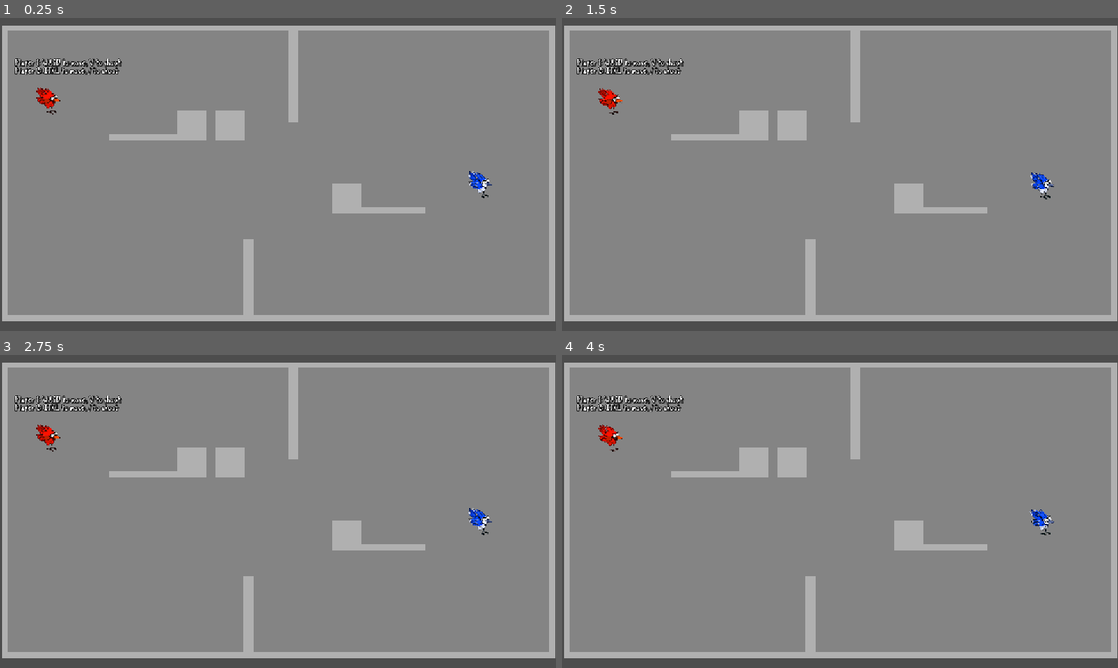
Above: before the commit, frames 1-4 (two rows, left to right).
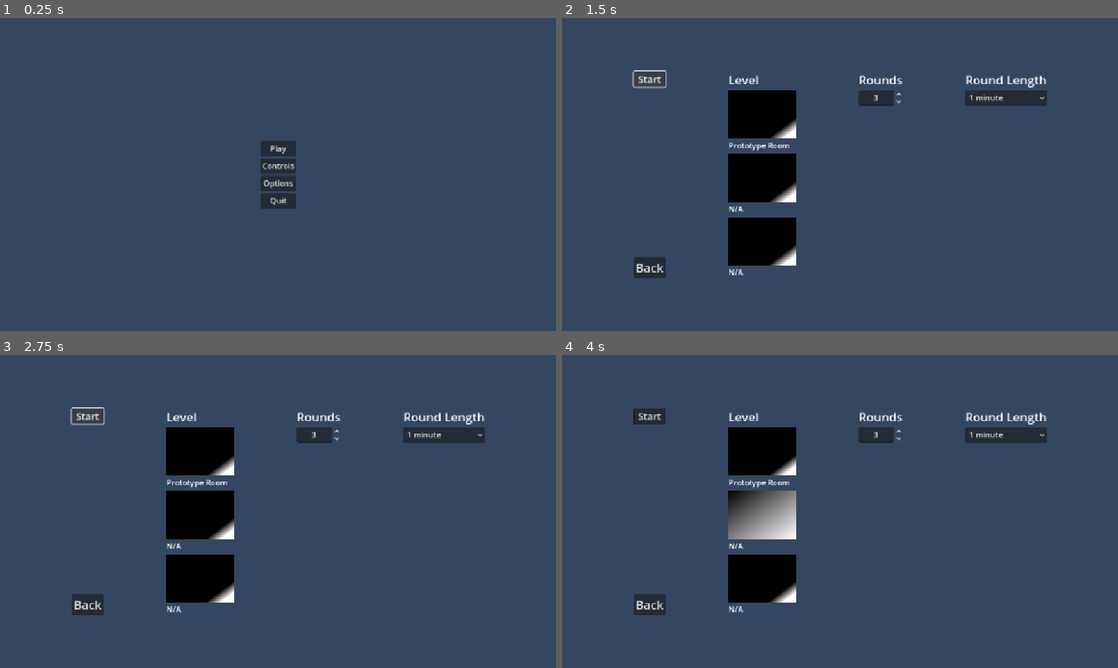
Above: after the commit, the same moments.

Repository: LucyThePirate/STL-Gamedev-Spring-Game-Jam-2025
Game: Godot game, scene res://Scenes/main_menu.tscn
Same seed, same stepped clock (60 frames per second), same inputs: the game is played once before the commit and once after it. Before the commit the project starts from res://Scenes/main.tscn. The engine's default icon, where the game draws it, is replaced by a stand-in: a white triangle on a blue panel in a dark square.
Inputs (mouse positions are in pixels of both pictures, inside the frame that each line leads up to):
- Up to frame 1 (0.25 s): no input
- Up to frame 2 (1.5 s): click (840, 149) at 0.5 s, where only the run after the commit has a clickable "Play"; click (650, 77) at 1.25 s, where only the run after the commit has a clickable "Start"
- Up to frame 3 (2.75 s): click (88, 414) at 2 s, where only the run after the commit has a clickable "Start"
- Up to frame 4 (4 s): click (762, 452) at 2.77 s; click (762, 514) at 3.52 s

The runs differ from the first frame. In frame 1, 94% of the frame differs, in the area x 0-100%, y 2-97%; in frame 2, 94%; in frame 3, 94%; in frame 4, 93%.

Commit message:
Small changes before merging with Dev

Diff:
--- a/new-game-project/Scenes/main_menu.gd
+++ b/new-game-project/Scenes/main_menu.gd
@@ -67,7 +67,6 @@
 
 
 func _on_controls_back_button_pressed() -> void:
-	print("Anything?")
 	controls.hide()
 	main_menu.show()
 
--- a/new-game-project/Scenes/main_menu.tscn
+++ b/new-game-project/Scenes/main_menu.tscn
@@ -183,7 +183,7 @@
 
 [node name="Label" type="Label" parent="LevelSelect/CenterContainer/HBoxContainer/GridContainer/Level2"]
 layout_mode = 2
-text = "Hospital Helipad"
+text = "N/A"
 
 [node name="Level3" type="VBoxContainer" parent="LevelSelect/CenterContainer/HBoxContainer/GridContainer"]
 layout_mode = 2
@@ -197,7 +197,7 @@
 
 [node name="Label" type="Label" parent="LevelSelect/CenterContainer/HBoxContainer/GridContainer/Level3"]
 layout_mode = 2
-text = "Elevator"
+text = "N/A"
 
 [node name="RoundAmount" type="VBoxContainer" parent="LevelSelect/CenterContainer/HBoxContainer"]
 layout_mode = 2
--- a/new-game-project/game_manager.gd
+++ b/new-game-project/game_manager.gd
@@ -33,7 +33,6 @@
 func load_map():
 	var current_map = map.instantiate()
 	get_tree().current_scene.add_child(current_map)
-	print(num_of_rounds)
 
 
 func start_round():
--- a/new-game-project/project.godot
+++ b/new-game-project/project.godot
@@ -11,7 +11,7 @@
 [application]
 
 config/name="Spring Game Jam 2025"
-run/main_scene="uid://ds4qmjjl75eu3"
+run/main_scene="uid://b0p5grjmpkj1u"
 config/features=PackedStringArray("4.4", "Forward Plus")
 config/icon="res://icon.svg"
 
